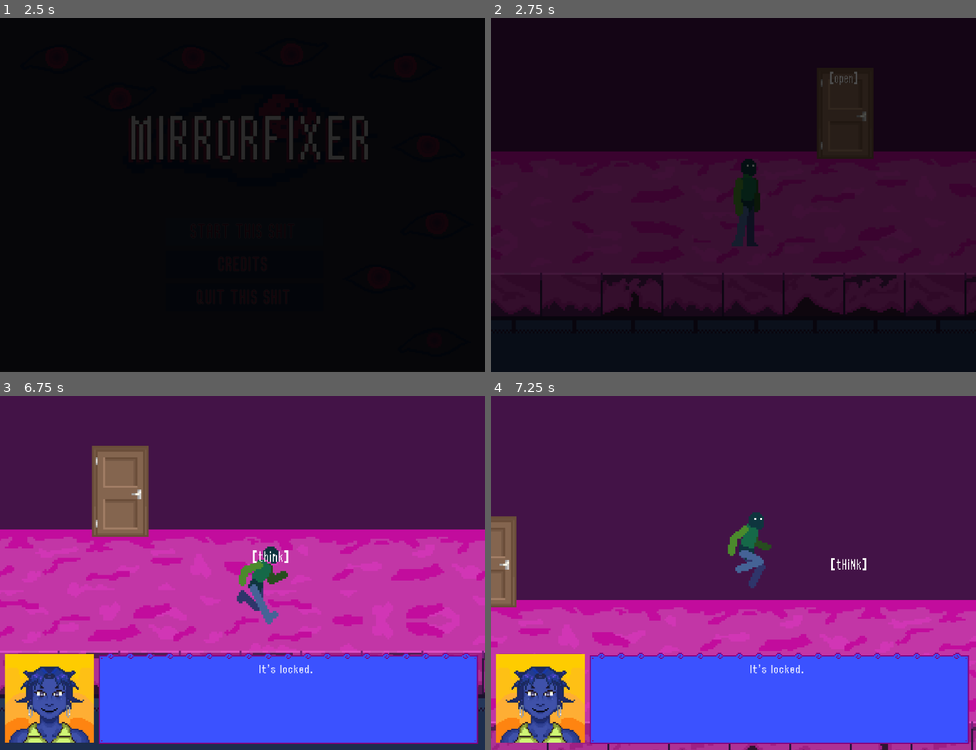
Above: before the commit, frames 1-4 (two rows, left to right).
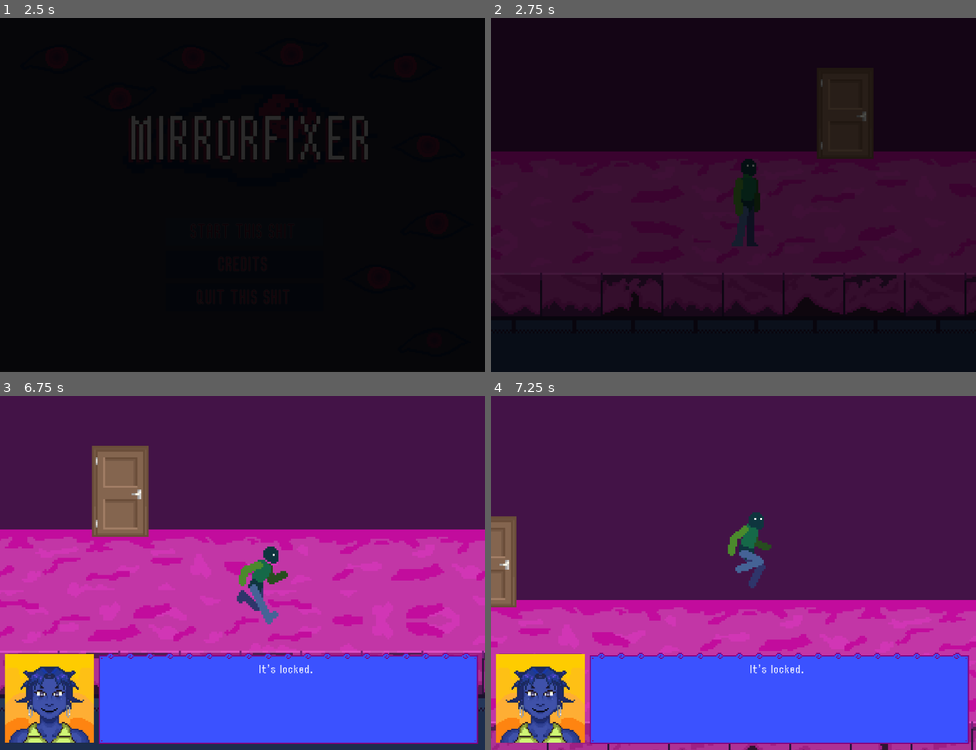
Above: after the commit, the same moments.

Repository: nisaturk/mirrorfixer-prototype
Game: Godot game, scene res://scenes/main_menu.tscn
Same seed, same stepped clock (60 frames per second), same inputs: the game is played once before the commit and once after it.
Inputs (mouse positions are in pixels of both pictures, inside the frame that each line leads up to):
- Up to frame 1 (2.5 s): click "CREDITS" at 0.5 s; click "GO BACK TO THE SHIT" at 1.25 s; click "START THIS SHIT" at 2 s
- Up to frame 2 (2.75 s): no input
- Up to frame 3 (6.75 s): move the mouse to (349, 555) at 2.77 s; press the mouse at (349, 555) at 2.78 s; hold Right (move_right) 2.78-4.25 s; tap Up (jump) at 3.02, 3.77 s; move the mouse to (145, 590) at 3.52 s; release the mouse at (145, 590) at 3.53 s; tap N (toggle_notebook) at 3.6, 6.6 s; click "--->" at 4.25 s; click "<---" at 5 s; tap Enter at 5.75 s; move the mouse to (291, 495) at 5.77 s; press the mouse at (291, 495) at 5.78 s; hold Left (move_left) 5.78-6.53 s; tap Space at 6.5 s; move the mouse to (218, 643) at 6.52 s; release the mouse at (218, 643) at 6.53 s; hold Right (move_right) from 6.53 s (still down)
- Up to frame 4 (7.25 s): keep holding Right (move_right); tap Up (jump) at 6.77 s

Frame 1 is identical in both runs. In frame 2, less than 0.1% of the frame differs, in the area x 69-76%, y 15-19%; in frame 3, 0.1%; in frame 4, 0.1%, in the area x 1-78%, y 45-73%.
Error in both runs: Trying to return value of type "Object" from a function whose return type is "String". (res://scripts/NotebookData.gd:17)

Commit message:
minor fixes

Diff:
--- a/scripts/action_manager.gd
+++ b/scripts/action_manager.gd
@@ -71,13 +71,6 @@
 		print("Action not found: ", action_name)
 
 func _change_location(scene_name: String, spawn_point: String, used_elevator: bool):
-	var target_path = SceneManager.SCENES.get(scene_name)
-	var current_scene = get_tree().current_scene
-
-	if current_scene and target_path == current_scene.scene_file_path:
-		#print("i am already on this floor dumbass")
-		return
-
 	GlobalState.just_used_elevator = used_elevator
 	SceneManager.change_scene(scene_name, spawn_point)
 
@@ -103,7 +96,7 @@
 	var caller = interactable_node.get_parent()
 
 	if object_id and not object_id.is_empty():
-		DialogueUI.start_dialogue(object_id, caller, portrait_id)
+		Events.request_dialogue.emit(object_id, caller, portrait_id)
 	elif interactable_node.has_method("interact"):
 		interactable_node.interact()
 
--- a/scripts/global_state.gd
+++ b/scripts/global_state.gd
@@ -1,9 +1,7 @@
 extends Node
 
 var next_spawn_point: String = ""
-var has_shard: bool:
-	get:
-		return collected_shards > 0
+var has_shard: bool = false
 var collected_shards: int = 0
 var spoke_to_miss_manager: bool = false
 var finished_dialogues: Array = []
@@ -12,4 +10,21 @@
 
 var story_flags: Dictionary = {}
 
-# moved the saving stuff to save_manager because a tutorial on youtube said so..
+func get_save_dict() -> Dictionary:
+	return {
+		"spoke_to_miss_manager": spoke_to_miss_manager,
+		"next_spawn_point": next_spawn_point,
+		"collected_shards": collected_shards,
+		"finished_dialogues": finished_dialogues,
+		"unlocked_notebook_ids": unlocked_notebook_ids,
+		"story_flags": story_flags
+	}
+
+func load_save_dict(data: Dictionary):
+	spoke_to_miss_manager = data.get("spoke_to_miss_manager", false)
+	var default_spawn = SceneManager.SCENES[GameConsts.SCENE_LOBBY]
+	next_spawn_point = data.get("next_spawn_point", default_spawn)
+	collected_shards = data.get("collected_shards", 0)
+	finished_dialogues = data.get("finished_dialogues", [])
+	unlocked_notebook_ids = data.get("unlocked_notebook_ids", [])
+	story_flags = data.get("story_flags", {})
--- a/scripts/interactable.gd
+++ b/scripts/interactable.gd
@@ -8,7 +8,7 @@
 @export var hint_text: String = "interact"
 @export var single_use: bool = false
 
-@onready var hint_label: Label = $HintLabel
+var hint_label: Label
 
 # new UPDATED functions hell yeah
 func show_hint():
--- a/scripts/save_manager.gd
+++ b/scripts/save_manager.gd
@@ -3,14 +3,7 @@
 const SAVE_PATH = "user://savegame.json"
 
 func save_game():
-	var save_data = {
-		"spoke_to_miss_manager": GlobalState.spoke_to_miss_manager,
-		"next_spawn_point": GlobalState.next_spawn_point,
-		"collected_shards": GlobalState.collected_shards,
-		"finished_dialogues": GlobalState.finished_dialogues,
-		"unlocked_notebook_ids": GlobalState.unlocked_notebook_ids,
-		"story_flags": GlobalState.story_flags
-	}
+	var save_data = GlobalState.get_save_dict()
 
 	var file = FileAccess.open(SAVE_PATH, FileAccess.WRITE)
 	if file:
@@ -41,12 +34,7 @@
 	return false
 
 func _apply_data_to_state(data: Dictionary):
-	GlobalState.spoke_to_miss_manager = data.get("spoke_to_miss_manager", false)
-	GlobalState.next_spawn_point = data.get("next_spawn_point", "res://scenes/lobby.tscn")
-	GlobalState.collected_shards = data.get("collected_shards", 0)
-	GlobalState.finished_dialogues = data.get("finished_dialogues", [])
-	GlobalState.unlocked_notebook_ids = data.get("unlocked_notebook_ids", [])
-	GlobalState.story_flags = data.get("story_flags", {})
+	GlobalState.load_save_dict(data)
 
 func save_file_exists() -> bool:
 	return FileAccess.file_exists(SAVE_PATH)
--- a/scripts/scene_manager.gd
+++ b/scripts/scene_manager.gd
@@ -28,6 +28,13 @@
 		print("scene key not found: ", scene_key)
 		return
 
+	var target_path = SCENES[scene_key]
+	var current_scene = get_tree().current_scene
+
+	if current_scene and current_scene.scene_file_path == target_path:
+		print("SceneManager: Already in scene ", scene_key)
+		return
+
 	get_tree().paused = false
 	if get_tree().root.has_node("DialogueUI"):
 		DialogueUI.hide()
